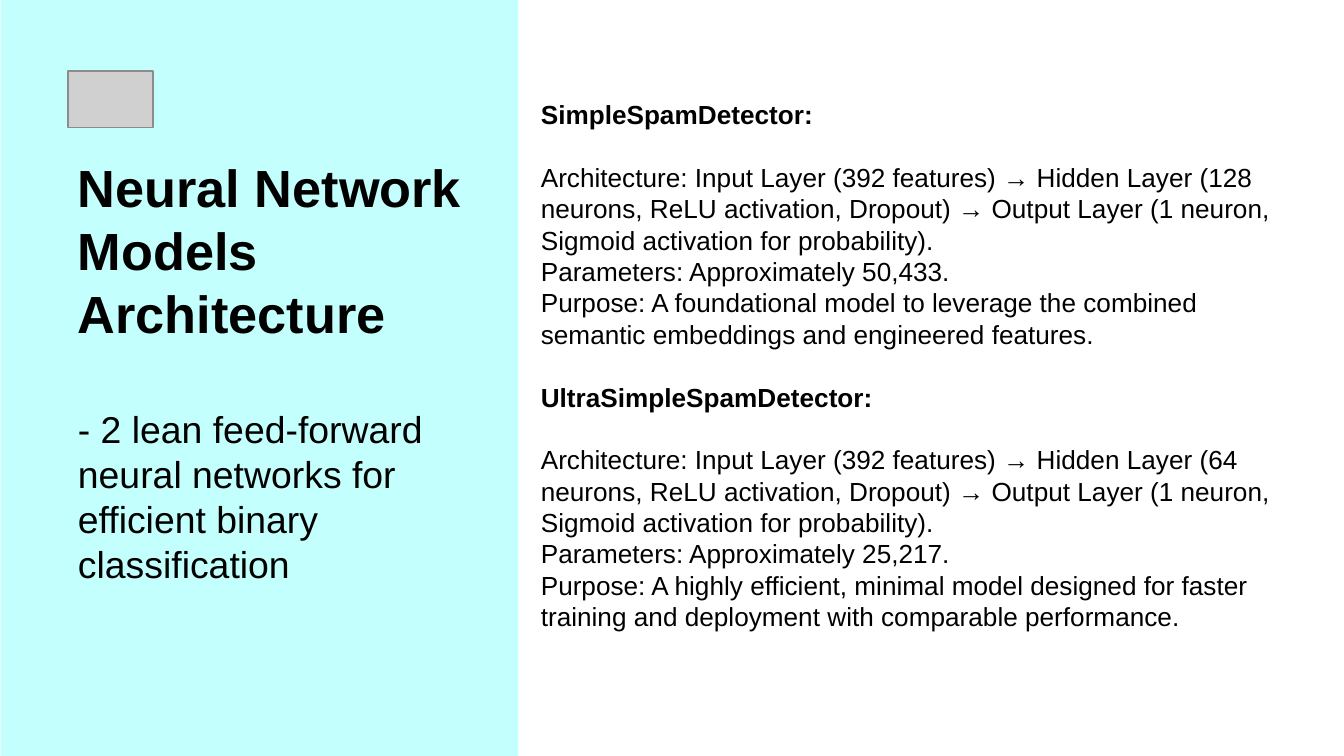
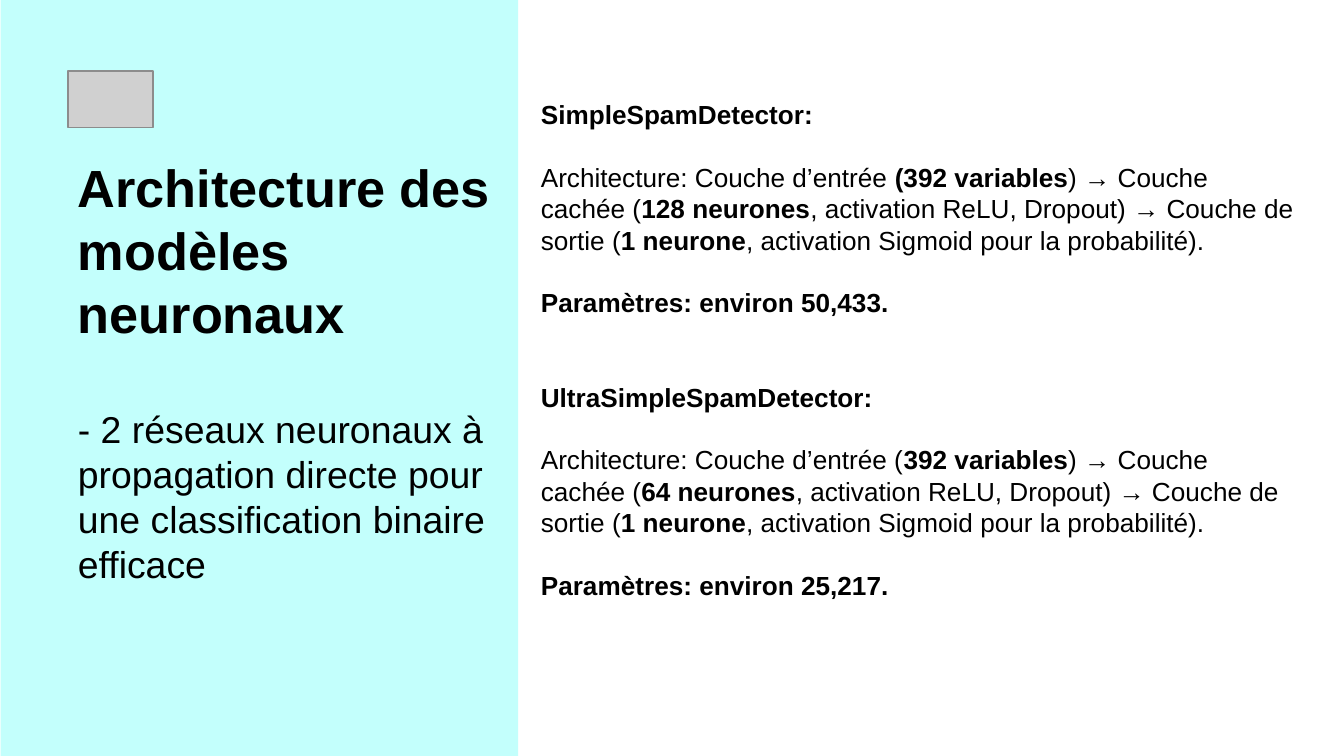
Before and after one commit to AgaHei/Spam-Detector, a slide deck: slide 10 of Project_AT&T_AH.pptx (slide 11 before the commit). Drawn at 1344x756 pixels with LibreOffice and Linux fonts; fonts in the diff are those of the drawing; grey boxes stand for pictures. Boxes give left, top, right and bottom in pixels: in the first picture for what was removed or moved away, otherwise in the second. Text is boxed around its words. In the diff, an @@ line names an element or a change of style, - is before the commit and + after.

```diff
--- a/Project_AT&T_AH.pptx
+++ b/Project_AT&T_AH.pptx
@@ title at [541,105,1293,599]: text changed @@
-SimpleSpamDetector:
-Architecture: Input Layer (392 features) → Hidden Layer (128 neurons, ReLU activation, Dropout) → Output Layer (1 neuron, Sigmoid activation for probability).
-Parameters: Approximately 50,433.
-Purpose: A foundational model to leverage the combined semantic embeddings and engineered features.
-UltraSimpleSpamDetector:
-Architecture: Input Layer (392 features) → Hidden Layer (64 neurons, ReLU activation, Dropout) → Output Layer (1 neuron, Sigmoid activation for probability).
-Parameters: Approximately 25,217.
-Purpose: A highly efficient, minimal model designed for faster training and deployment with comparable performance.
+SimpleSpamDetector:
+Architecture: Couche d’entrée (392 variables) → Couche cachée (128 neurones, activation ReLU, Dropout) → Couche de sortie (1 neurone, activation Sigmoid pour la probabilité).
+Paramètres: environ 50,433.
+UltraSimpleSpamDetector:
+Architecture: Couche d’entrée (392 variables) → Couche cachée (64 neurones, activation ReLU, Dropout) → Couche de sortie (1 neurone, activation Sigmoid pour la probabilité).
+Paramètres: environ 25,217.
@@ title at [78,169,490,579]: text changed @@
-Neural Network Models Architecture
-- 2 lean feed-forward neural networks for efficient binary classification
+Architecture des modèles neuronaux
+- 2 réseaux neuronaux à propagation directe pour une classification binaire efficace
```
Also in this commit, not shown: 6 other slides changed, 10 slides added, 12 slides removed, 1 other file.
